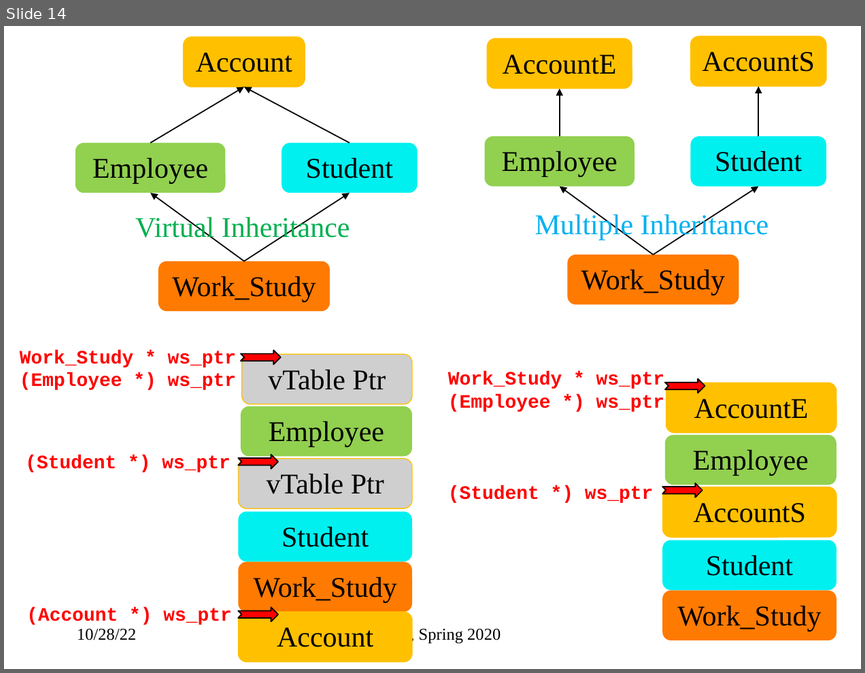
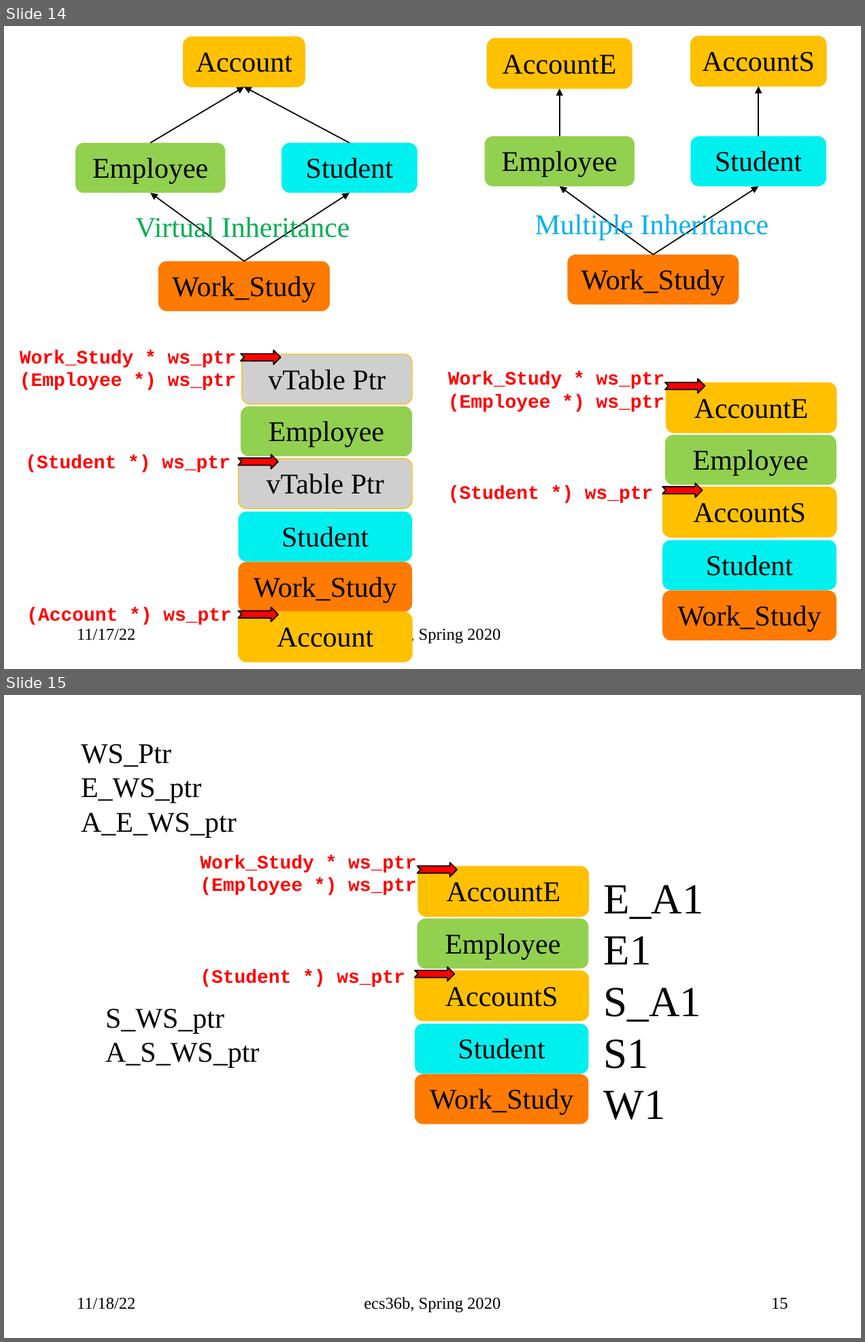
Before and after one commit to sfelixwu/ecs36b_slides, a slide deck: ecs36b_f2022_L007.pptx. Shown one above the other, each under a label of ours: slide 14 before the commit, slides 14 and 15 after it. The pictures are 865x673 and 865x1342 pixels, drawn with LibreOffice and Linux fonts; fonts in the diff are those of the drawing. Boxes give left, top, right and bottom in pixels: in the first picture for what was removed or moved away, otherwise in the second. Text is boxed around its words. In the diff, an @@ line names an element or a change of style, - is before the commit and + after.

```diff
--- a/ecs36b_f2022_L007.pptx
+++ b/ecs36b_f2022_L007.pptx
@@ slide 15 added at (4, 695, 861, 1338), background #FFFFFF @@
@@ text added at (81, 744, 237, 838), 24 pt, text #000000 @@
+WS_Ptr
+E_WS_ptr
+A_E_WS_ptr
@@ text added at (200, 855, 417, 987), 16 pt, text #FF0000, bold @@
+Work_Study * ws_ptr
+(Employee *) ws_ptr
+(Student *) ws_ptr
@@ notched right arrow added at (417, 862, 458, 877), fill #FF0000, outline #000000 1 pt @@
@@ rounded rectangle added at (418, 866, 588, 916), fill #FFC000, outline #FFC000 0.75 pt, 24 pt, text #000000 @@
+AccountE
@@ text added at (604, 885, 704, 1119), 36 pt, text #000000 @@
+E_A1
+E1
+S_A1
+S1
+W1
@@ rounded rectangle added at (417, 919, 588, 968), fill #92D050, 24 pt, text #000000 @@
+Employee
@@ rounded rectangle added at (415, 971, 588, 1021), fill #FFC000, outline #FFC000 0.75 pt, 24 pt, text #000000 @@
+AccountS
@@ notched right arrow added at (415, 966, 455, 981), fill #FF0000, outline #000000 1 pt @@
@@ text added at (105, 1008, 259, 1068), 24 pt, text #000000 @@
+S_WS_ptr
+A_S_WS_ptr
@@ rounded rectangle added at (415, 1024, 588, 1074), fill #00F0F0, 24 pt, text #000000 @@
+Student
@@ rounded rectangle added at (415, 1074, 588, 1123), fill #FF7A00, 24 pt, text #000000 @@
+Work_Study
@@ page number added at (551, 1103, 568, 1115), 14 pt, text #000000 @@
+15
@@ text added at (77, 1297, 135, 1309), 14 pt, text #000000 @@
+11/18/22
@@ text added at (364, 1297, 500, 1312), 14 pt, text #000000 @@
+ecs36b, Spring 2020
@@ page number added at (771, 1297, 788, 1309), 14 pt, text #000000 @@
+15
@@ slide 14 changed as well @@
@@ text at (77, 628, 135, 640): text changed @@
-10/28/22
+11/17/22
```
Also in this commit, not shown: 35 other slides changed, 1 other slide added, 2 other files.
